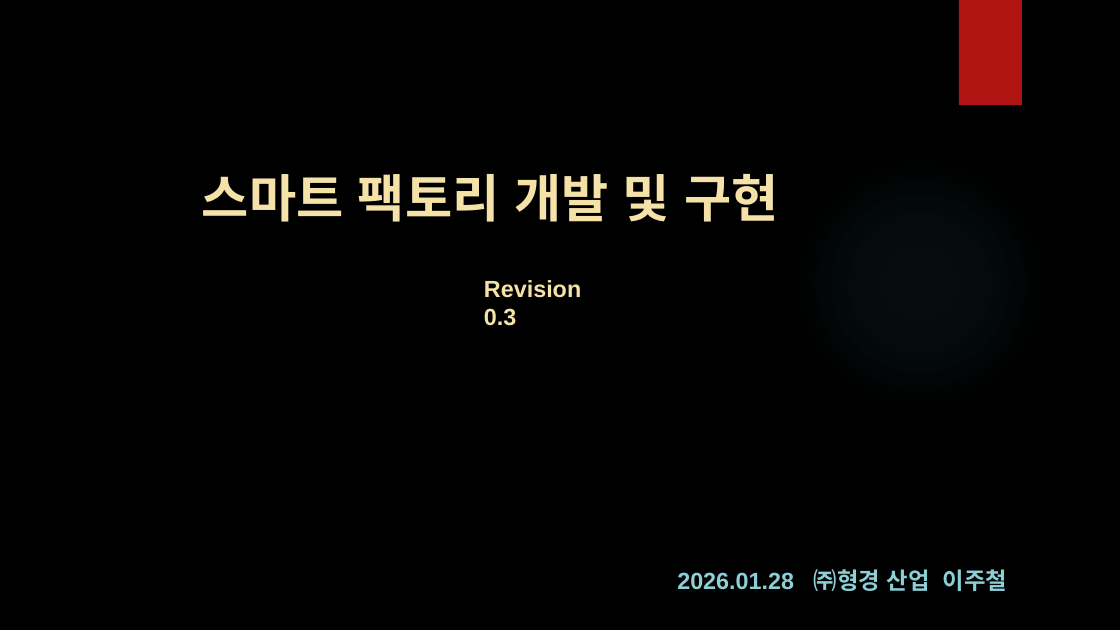
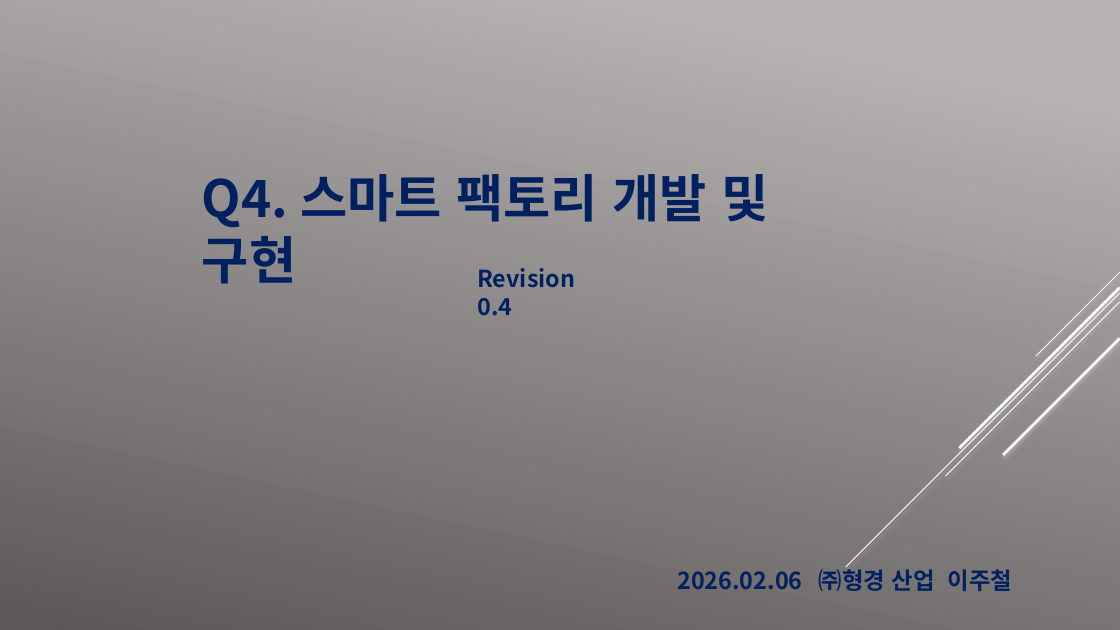
Before and after one commit to easyfw/HK_SmartFactory_Plan, a slide deck: slide 1 of (주)형경산업_스마트 팩토리 개발 및 구현.pptx. Drawn at 1120x630 pixels with LibreOffice and Linux fonts; fonts in the diff are those of the drawing; background and template pictures are left out. Boxes give left, top, right and bottom in pixels: in the first picture for what was removed or moved away, otherwise in the second. Text is boxed around its words. In the diff, an @@ line names an element or a change of style, - is before the commit and + after.

```diff
--- a/(주)형경산업_스마트 팩토리 개발 및 구현.pptx
+++ b/(주)형경산업_스마트 팩토리 개발 및 구현.pptx
@@ background picture (left out) to gradient #B9B5B5 to #5D5858 @@
@@ rectangle removed at [959, 0, 1022, 105] @@
@@ text at [202, 174, 768, 284]: text changed; font League Spartan to Noto Sans CJK KR; text colour #F5E2A9 to #002060 @@
-스마트 팩토리 개발 및 구현
+Q4. 스마트 팩토리 개발 및 구현
@@ ellipse removed at [791, 154, 1049, 413] @@
@@ text at [477, 268, 575, 316]: text changed; font Arial to Noto Sans CJK KR; text colour #F5E2A9 to #002060 @@
-Revision 0.3
+Revision 0.4
@@ group added at [846, 272, 1120, 567]: 5 lines @@
@@ text at [677, 566, 1012, 591]: text changed; font Arial to Noto Sans CJK KR; text colour #8AD0D6 to #002060 @@
-2026.01.28 ㈜형경 산업 이주철
+2026.02.06 ㈜형경 산업 이주철
```
Also in this commit, not shown: 13 other slides changed, 1 other file.
